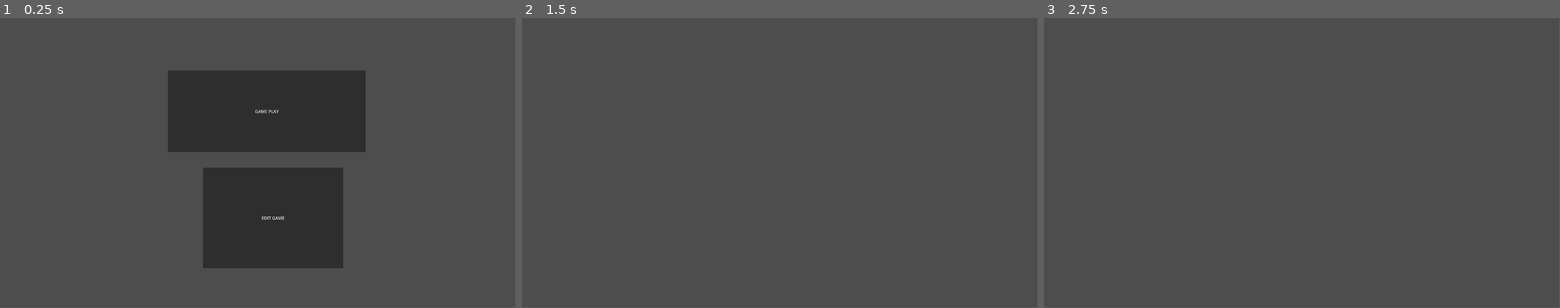
Above: before the commit, frames 1-3 (left to right).
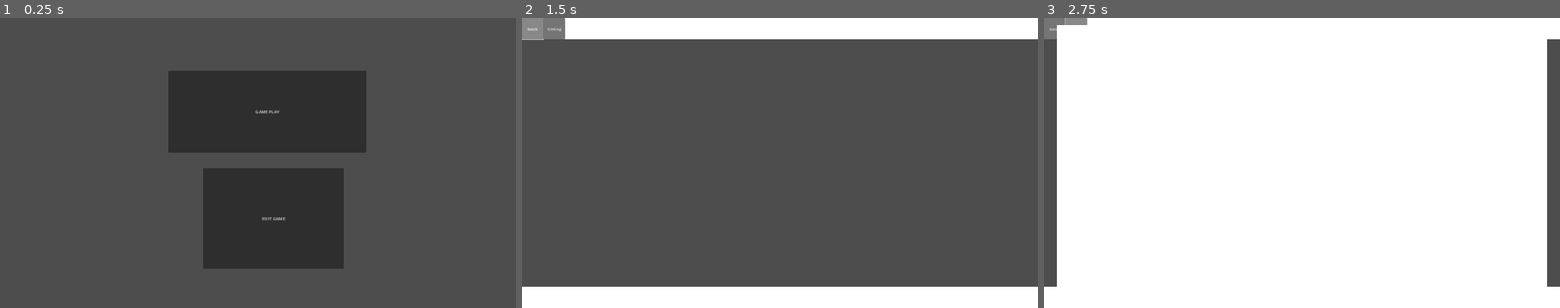
Above: after the commit, the same moments.

Repository: gong8/typeflow
Game: Godot game, scene res://scenes/menu.tscn
Two runs of this game, one before a commit and one after it. Both use one fixed random seed, a clock stepped at 60 frames per second and the inputs below.
Inputs (mouse positions are in pixels of both pictures, inside the frame that each line leads up to):
- Up to frame 1 (0.25 s): no input
- Up to frame 2 (1.5 s): click "EDIT GAME" at 0.5 s; click (532, 29) at 1.25 s, where only the run after the commit has a clickable "back"
- Up to frame 3 (2.75 s): click (1074, 29) at 2 s, where only the run after the commit has a clickable "timing"
In our replay, the window is 799x449 before the commit and 800x450 after it. These sizes can differ from the game's own. Grey fills any space a smaller window leaves; there, only what the larger window draws over its background counts as a difference.

The runs differ from the first frame. In frame 1, 0.2% of the frame differs, in the area x 32-71%, y 18-87%; in frame 2, 15%; in frame 3, 96%, in the area x 0-100%, y 0-100%.

Commit message:
editor started, timing menu started

Diff:
--- a/project.godot
+++ b/project.godot
@@ -23,6 +23,7 @@
 
 window/size/viewport_width=1920
 window/size/viewport_height=1080
+window/stretch/mode="canvas_items"
 
 [rendering]
 
--- a/scenes/editor.tscn
+++ b/scenes/editor.tscn
@@ -1,3 +1,30 @@
-[gd_scene format=3 uid="uid://do0xcm3kwrios"]
+[gd_scene load_steps=2 format=3 uid="uid://do0xcm3kwrios"]
+
+[ext_resource type="Script" path="res://scripts/editor/editor.gd" id="1_jck3k"]
 
 [node name="Editor" type="Node2D"]
+script = ExtResource("1_jck3k")
+
+[node name="Timeline" type="Polygon2D" parent="."]
+polygon = PackedVector2Array(0, 1000, 0, 1080, 1920, 1080, 1920, 1000)
+metadata/_edit_lock_ = true
+
+[node name="EditorBar" type="Polygon2D" parent="."]
+position = Vector2(0, -1000)
+polygon = PackedVector2Array(0, 1000, 0, 1080, 1920, 1080, 1920, 1000)
+metadata/_edit_lock_ = true
+
+[node name="Back" type="Button" parent="EditorBar"]
+offset_top = 1000.0
+offset_right = 80.0
+offset_bottom = 1080.0
+text = "back"
+
+[node name="Timing" type="Button" parent="EditorBar"]
+offset_left = 80.0
+offset_top = 1000.0
+offset_right = 160.0
+offset_bottom = 1080.0
+text = "timing"
+
+[connection signal="button_up" from="EditorBar/Timing" to="." method="_on_timing_button_up"]
--- /dev/null
+++ b/scenes/timing_menu.tscn
@@ -0,0 +1,9 @@
+[gd_scene format=3 uid="uid://br1sjlvw3hv1u"]
+
+[node name="TimingMenu" type="Node2D"]
+metadata/_edit_horizontal_guides_ = [1612.0]
+
+[node name="BG" type="Polygon2D" parent="."]
+scale = Vector2(0.95, 0.95)
+polygon = PackedVector2Array(-960, -540, 960, -540, 960, 540, -960, 540)
+metadata/_edit_lock_ = true
--- /dev/null
+++ b/scripts/editor/editor.gd
@@ -0,0 +1,20 @@
+extends Node2D
+
+var screen : String = "editor"
+var keymap : OrderedSet
+
+# Called when the node enters the scene tree for the first time.
+func _ready():
+	pass # Replace with function body.
+
+# Called every frame. 'delta' is the elapsed time since the previous frame.
+func _process(delta):
+	pass
+
+
+func _on_timing_button_up():
+	if screen == "editor":
+		var inst = load("res://scenes/timing_menu.tscn").instantiate()
+		inst.position = Vector2(1920/2, 1080/2)
+		add_child(inst)
+		screen = "timing"
--- a/scripts/game.gd
+++ b/scripts/game.gd
@@ -1,4 +1,7 @@
 extends Node2D
+
+var offset : float = 0.0
+var bpm_changes : Dictionary = {}
 
 var myOrderedSet = OrderedSet.new()
 
